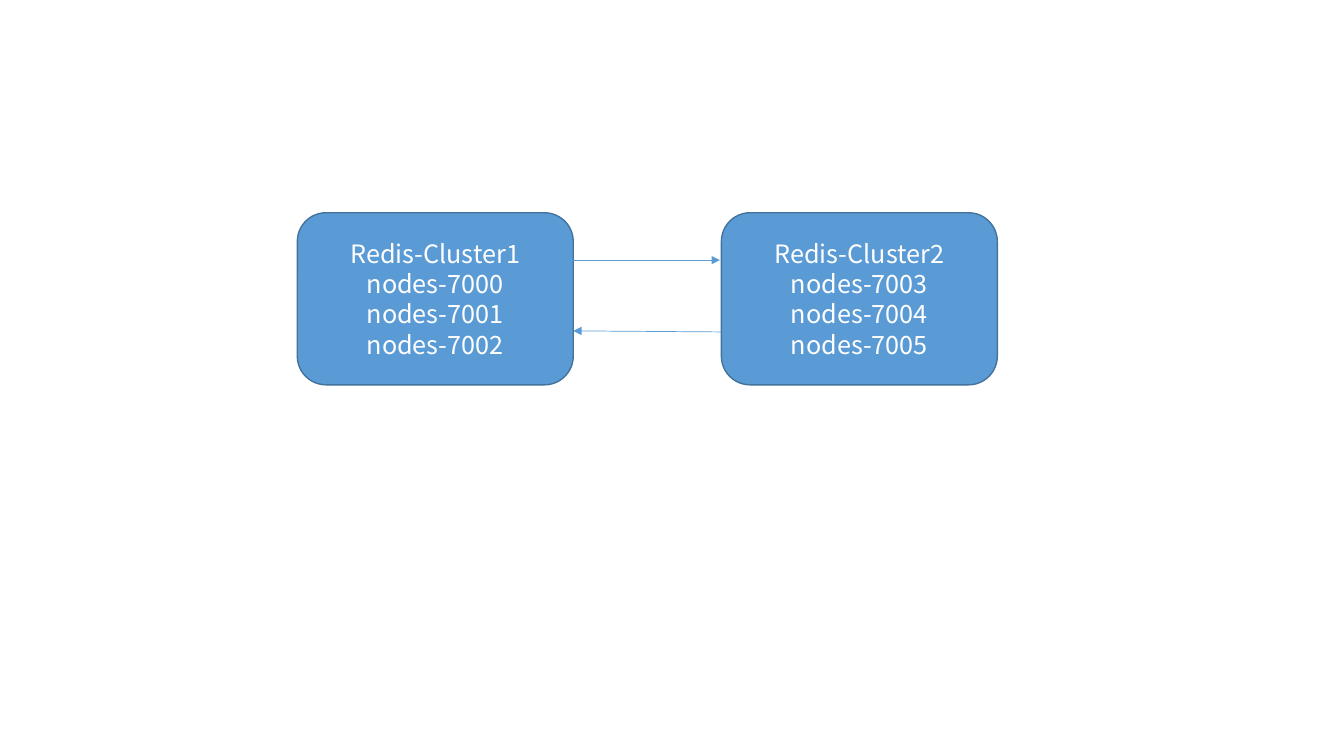
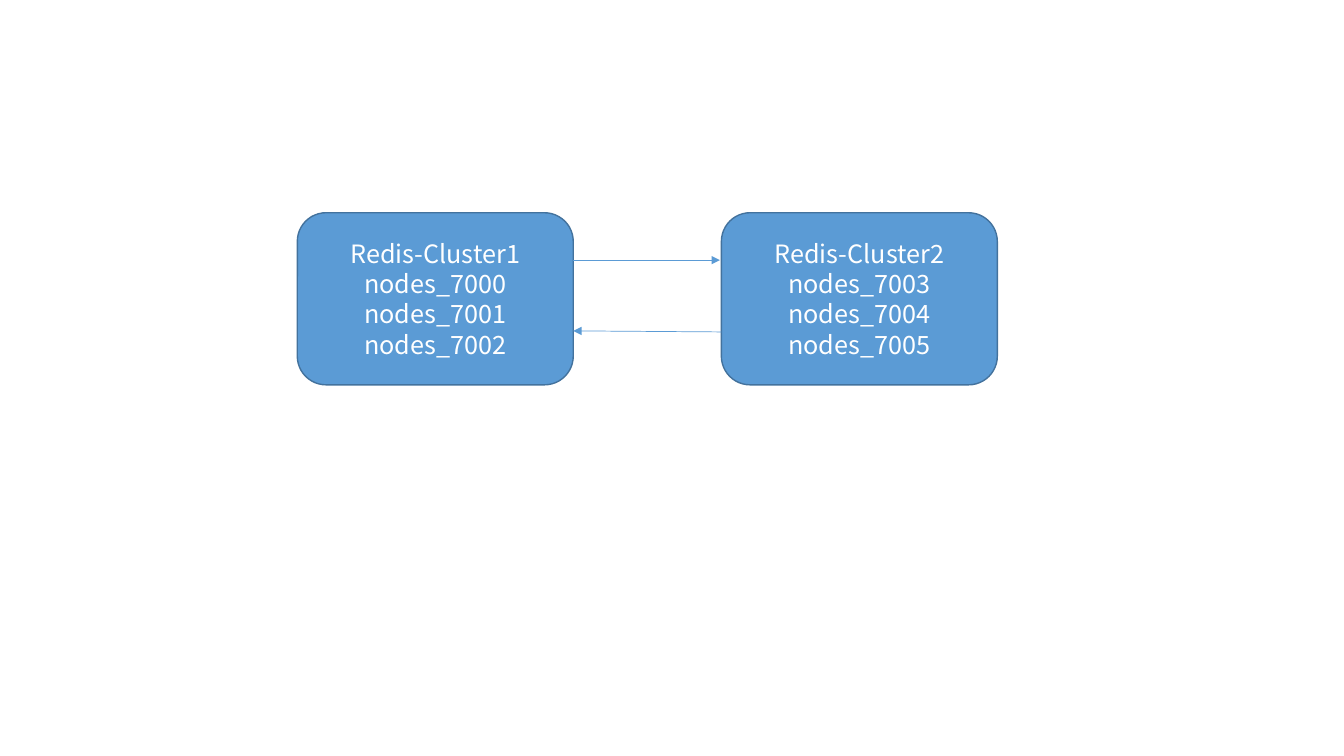
Before and after one commit to cxinping/Redis, a slide deck: slide 1 of Tools/redis架构图.pptx. Drawn at 1344x756 pixels with LibreOffice and Linux fonts; fonts in the diff are those of the drawing. Boxes give left, top, right and bottom in pixels: in the first picture for what was removed or moved away, otherwise in the second. Text is boxed around its words. In the diff, an @@ line names an element or a change of style, - is before the commit and + after.

```diff
--- a/Tools/redis架构图.pptx
+++ b/Tools/redis架构图.pptx
@@ text in rounded rectangle at [364,273,506,358]: text changed @@
-nodes-7000
-nodes-7001
-nodes-7002
+nodes_7000
+nodes_7001
+nodes_7002
@@ text in rounded rectangle at [788,273,930,358]: text changed @@
-nodes-7003
-nodes-7004
-nodes-7005
+nodes_7003
+nodes_7004
+nodes_7005
```
Also in this commit, not shown: 1 other file.
